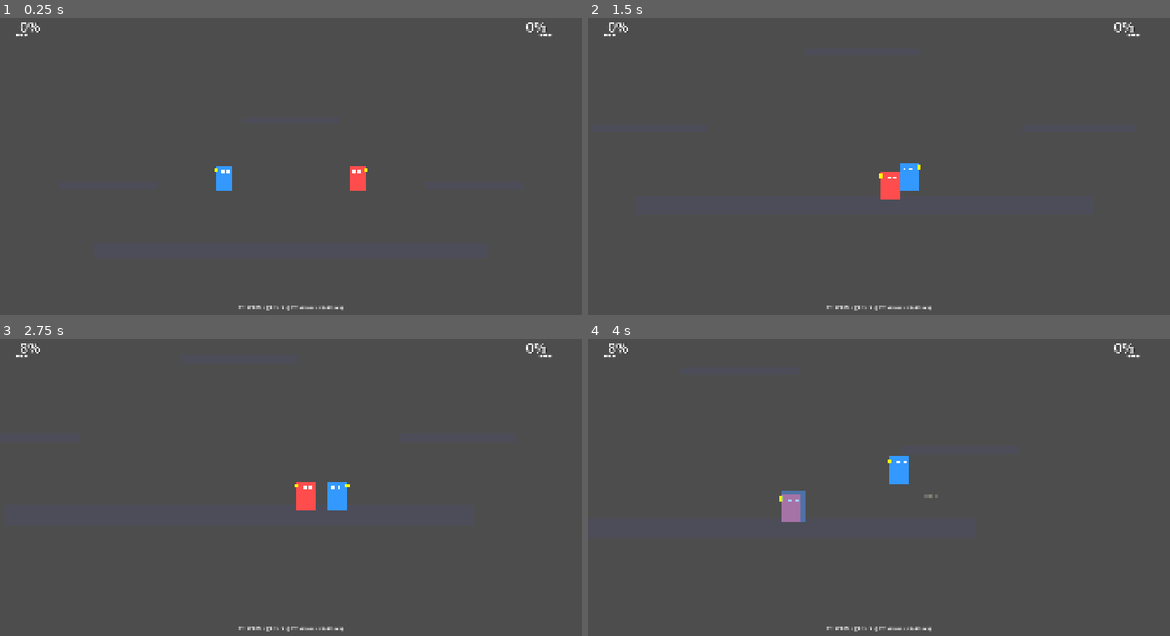
Above: before the commit, frames 1-4 (two rows, left to right).
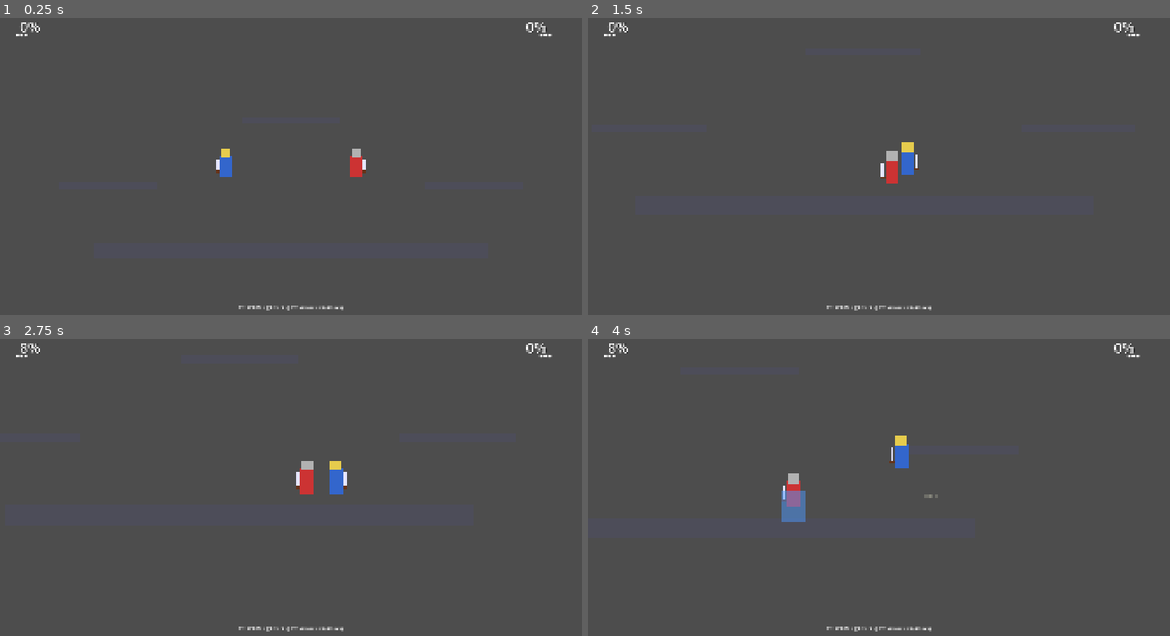
Above: after the commit, the same moments.

Repository: kenttulaine-sy/Smash-clone
Game: Godot game, scene res://scenes/main_v2.tscn
Two runs of this game, one before a commit and one after it. Both use one fixed random seed, a clock stepped at 60 frames per second and the inputs below.
Inputs:
- Up to frame 1 (0.25 s): no input
- Up to frame 2 (1.5 s): hold D (p1_right) 0.53-1.28 s; tap J (p1_attack) at 0.6 s; tap W (p1_jump) at 0.77 s; hold S (p1_down) from 1.28 s (still down); tap L (p1_shield) at 1.35 s
- Up to frame 3 (2.75 s): tap W (p1_jump) at 1.52 s; release S (p1_down) at 2.03 s; hold D (p1_right) from 2.03 s (still down); tap K (p2_attack) at 2.1 s
- Up to frame 4 (4 s): tap Down (p2_down) at 2.85 s; tap W (p1_jump) at 3.02, 3.77 s; release D (p1_right) at 3.53 s; hold A (p1_left) from 3.53 s (still down); hold Left (p2_left) from 3.53 s (still down)

The runs differ from the first frame. In frame 1, 0.7% of the frame differs, in the area x 36-64%, y 44-59%; in frame 2, 0.9%; in frame 3, 1.0%, in the area x 50-61%, y 41-58%; in frame 4, 1.0%.

Commit message:
Add warrior visuals: Colored rectangles with helmet and sword shapes (Tiny Swords style)

Diff:
--- a/scripts/player_v2.gd
+++ b/scripts/player_v2.gd
@@ -197,27 +197,51 @@
 	print("Warning: Player ", player_id, " could not find opponent!")
 
 func setup_3d_model() -> void:
-	"""Use enhanced 2D visuals instead of problematic 3D"""
-
-	# Keep 2D visuals but enhance them
+	"""Setup warrior-style 2D visuals using existing ColorRect system"""
+
 	if visuals:
-		visuals.visible = true
-
-		# Make the body more visible
+		# Hide old placeholder body parts
 		var body = visuals.get_node_or_null("Body")
+		var eye_left = visuals.get_node_or_null("EyeLeft")
+		var eye_right = visuals.get_node_or_null("EyeRight")
+
 		if body:
-			body.color = Color(0.2, 0.6, 1.0, 1.0) if player_id == 1 else Color(1.0, 0.3, 0.3, 1.0)
-			body.size = Vector2(50, 70)  # Slightly larger
-
-		# Add visual indicator for facing direction
-		var indicator = ColorRect.new()
-		indicator.name = "FacingIndicator"
-		indicator.color = Color(1, 1, 0, 1)  # Yellow arrow
-		indicator.size = Vector2(10, 10)
-		indicator.position = Vector2(25, -25)  # Right side
-		visuals.add_child(indicator)
-
-	print("Player ", player_id, ": Enhanced 2D visuals ready")
+			# Warrior body shape - taller and slimmer
+			body.color = Color(0.2, 0.4, 0.8, 1.0) if player_id == 1 else Color(0.8, 0.2, 0.2, 1.0)
+			body.size = Vector2(35, 65)
+			body.position = Vector2(-17.5, -65)
+
+		# Hide eyes for warrior look
+		if eye_left:
+			eye_left.visible = false
+		if eye_right:
+			eye_right.visible = false
+
+		# Add warrior helmet/head
+		var helmet = ColorRect.new()
+		helmet.name = "Helmet"
+		helmet.color = Color(0.9, 0.8, 0.3, 1.0) if player_id == 1 else Color(0.7, 0.7, 0.7, 1.0)  # Gold or Silver
+		helmet.size = Vector2(30, 25)
+		helmet.position = Vector2(-15, -85)
+		visuals.add_child(helmet)
+
+		# Add sword
+		var sword = ColorRect.new()
+		sword.name = "Sword"
+		sword.color = Color(0.9, 0.9, 1.0, 1.0)  # Silver sword
+		sword.size = Vector2(8, 40)
+		sword.position = Vector2(20, -55)  # Right side
+		visuals.add_child(sword)
+
+		# Add sword handle
+		var handle = ColorRect.new()
+		handle.name = "SwordHandle"
+		handle.color = Color(0.4, 0.2, 0.1, 1.0)  # Brown
+		handle.size = Vector2(12, 8)
+		handle.position = Vector2(18, -20)
+		visuals.add_child(handle)
+
+	print("Player ", player_id, ": Warrior visuals setup complete")
 
 func setup_shield() -> void:
 	"""Create visual shield effect"""
@@ -273,6 +297,26 @@
 	"""Trigger punch animation"""
 	punch_timer = PUNCH_RECOVERY
 
+func update_warrior_animation() -> void:
+	"""Update warrior sprite animation based on player state"""
+	var warrior = visuals.get_node_or_null("WarriorVisuals")
+	if not warrior:
+		return
+
+	match state_machine.current_state:
+		PlayerStateMachine.State.IDLE:
+			if warrior.has_method("play_idle"):
+				warrior.play_idle()
+		PlayerStateMachine.State.RUN:
+			if warrior.has_method("play_run"):
+				warrior.play_run()
+		PlayerStateMachine.State.ATTACK_GROUND, PlayerStateMachine.State.ATTACK_AIR:
+			if warrior.has_method("play_attack") and not warrior.is_attacking:
+				warrior.play_attack()
+		PlayerStateMachine.State.SHIELD:
+			if warrior.has_method("play_guard"):
+				warrior.play_guard()
+
 func setup_hitbox_visuals() -> void:
 	# Visualize hitbox and hurtbox for debugging
 	if hitbox_node:
@@ -339,6 +383,9 @@
 
 	# Update 3D model animation
 	update_model_animation(delta)
+
+	# Update warrior animation based on state
+	update_warrior_animation()
 
 	# State machine
 	match state_machine.current_state:
@@ -1002,10 +1049,10 @@
 	# Update 2D visuals (hidden but kept for compatibility)
 	visuals.scale.x = 1 if facing_right else -1
 
-	# Update 3D model sprite
-	var sprite = get_node_or_null("CharacterSprite3D")
-	if sprite:
-		sprite.flip_h = not facing_right  # Flip horizontally
+	# Update warrior visuals
+	var warrior = visuals.get_node_or_null("WarriorVisuals")
+	if warrior and warrior.has_method("set_facing_right"):
+		warrior.set_facing_right(facing_right)
 
 # === INPUT FUNCTIONS ===
 func get_input_x() -> float:
